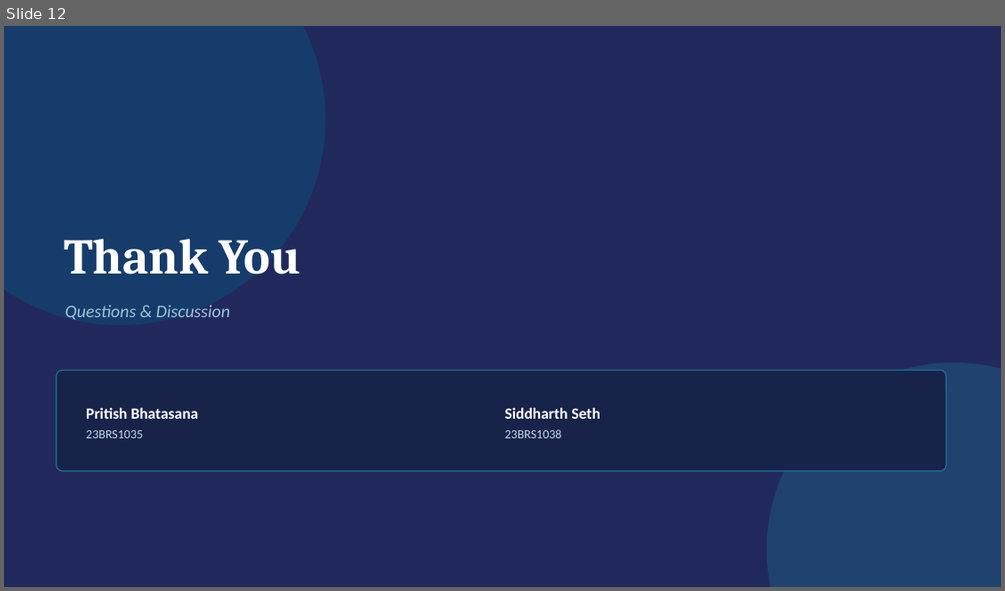
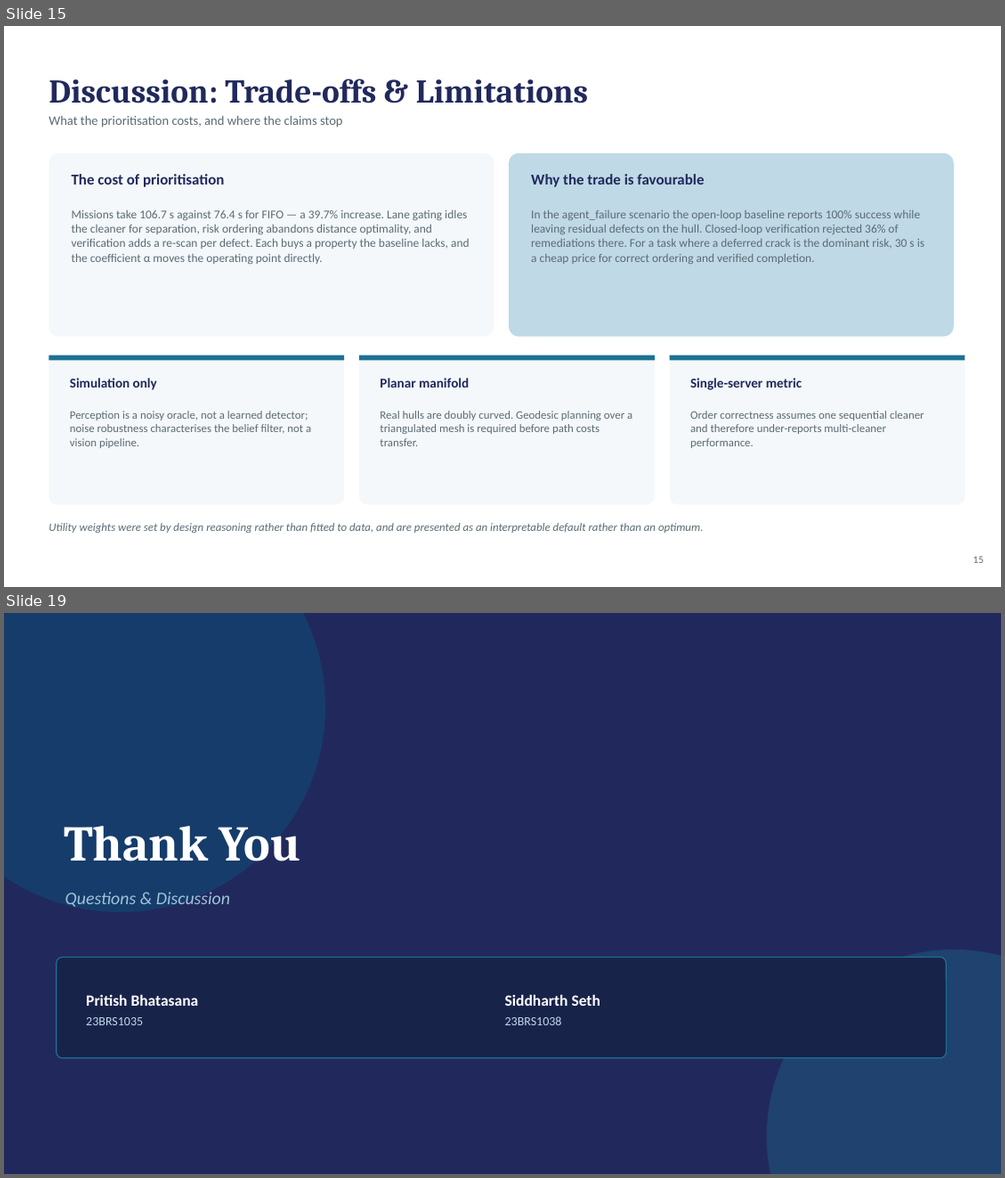
Before and after one commit to Pritish3110/HullSentinal, a slide deck: docs/Hull_Cleaning_Cognitive_Project.pptx. Shown one above the other, each under a label of ours: slide 12 before the commit, slides 15 and 19 after it; the slides between them are not shown. The pictures are 1005x591 and 1005x1178 pixels, drawn with LibreOffice and Linux fonts; fonts in the diff are those of the drawing. Boxes give left, top, right and bottom in pixels: in the first picture for what was removed or moved away, otherwise in the second. Text is boxed around its words. In the diff, an @@ line names an element or a change of style, - is before the commit and + after.

```diff
--- a/docs/Hull_Cleaning_Cognitive_Project.pptx
+++ b/docs/Hull_Cleaning_Cognitive_Project.pptx
@@ slide 15 added at (x1=4, y1=26, x2=1001, y2=587), background #FFFFFF @@
@@ text added at (x1=48, y1=79, x2=589, y2=103), 32 pt, text #21295C, bold @@
+Discussion: Trade-offs & Limitations
@@ text added at (x1=48, y1=116, x2=343, y2=127), 12.5 pt, text #5B6B75 @@
+What the prioritisation costs, and where the claims stop
@@ rounded rectangle added at (x1=48, y1=153, x2=494, y2=337), fill #F4F8FA @@
@@ rounded rectangle added at (x1=509, y1=153, x2=954, y2=337), fill #BFD9E6 @@
@@ text added at (x1=72, y1=174, x2=224, y2=187), 14.5 pt, text #21295C, bold @@
+The cost of prioritisation
@@ text added at (x1=531, y1=174, x2=704, y2=187), 14.5 pt, text #21295C, bold @@
+Why the trade is favourable
@@ text added at (x1=72, y1=210, x2=469, y2=265), 11.5 pt, text #5B6B75 @@
+Missions take 106.7 s against 76.4 s for FIFO — a 39.7% increase. Lane gating idles the cleaner for separation, risk ordering abandons distance optimality, and verification adds a re-scan per defect. Each buys a property the baseline lacks, and the coefficient α moves the operating point directly.
@@ text added at (x1=531, y1=210, x2=924, y2=264), 11.5 pt, text #5B6B75 @@
+In the agent_failure scenario the open-loop baseline reports 100% success while leaving residual defects on the hull. Closed-loop verification rejected 36% of remediations there. For a task where a deferred crack is the dominant risk, 30 s is a cheap price for correct ordering and verified completion.
@@ rounded rectangle added at (x1=48, y1=355, x2=344, y2=505), fill #F4F8FA @@
@@ rectangle added at (x1=48, y1=355, x2=344, y2=361), fill #1C7293 @@
@@ rounded rectangle added at (x1=359, y1=355, x2=655, y2=505), fill #F4F8FA @@
@@ rectangle added at (x1=359, y1=355, x2=655, y2=361), fill #1C7293 @@
@@ rounded rectangle added at (x1=670, y1=355, x2=965, y2=505), fill #F4F8FA @@
@@ rectangle added at (x1=670, y1=355, x2=965, y2=361), fill #1C7293 @@
@@ text added at (x1=70, y1=378, x2=157, y2=390), 13 pt, text #21295C, bold @@
+Simulation only
@@ text added at (x1=380, y1=378, x2=469, y2=387), 13 pt, text #21295C, bold @@
+Planar manifold
@@ text added at (x1=690, y1=378, x2=801, y2=390), 13 pt, text #21295C, bold @@
+Single-server metric
@@ text added at (x1=70, y1=410, x2=311, y2=448), 11 pt, text #5B6B75 @@
+Perception is a noisy oracle, not a learned detector; noise robustness characterises the belief filter, not a vision pipeline.
@@ text added at (x1=380, y1=410, x2=632, y2=446), 11 pt, text #5B6B75 @@
+Real hulls are doubly curved. Geodesic planning over a triangulated mesh is required before path costs transfer.
@@ text added at (x1=690, y1=410, x2=924, y2=448), 11 pt, text #5B6B75 @@
+Order correctness assumes one sequential cleaner and therefore under-reports multi-cleaner performance.
@@ text added at (x1=48, y1=523, x2=704, y2=532), 11 pt, text #5B6B75, italic @@
+Utility weights were set by design reasoning rather than fitted to data, and are presented as an interpretable default rather than an optimum.
@@ text added at (x1=973, y1=556, x2=984, y2=563), 10 pt, text #5B6B75 @@
+15
@@ what was slide 12 is now slide 19 @@
```
Also in this commit, not shown: 9 slides changed, 6 other slides added, 12 other files.
